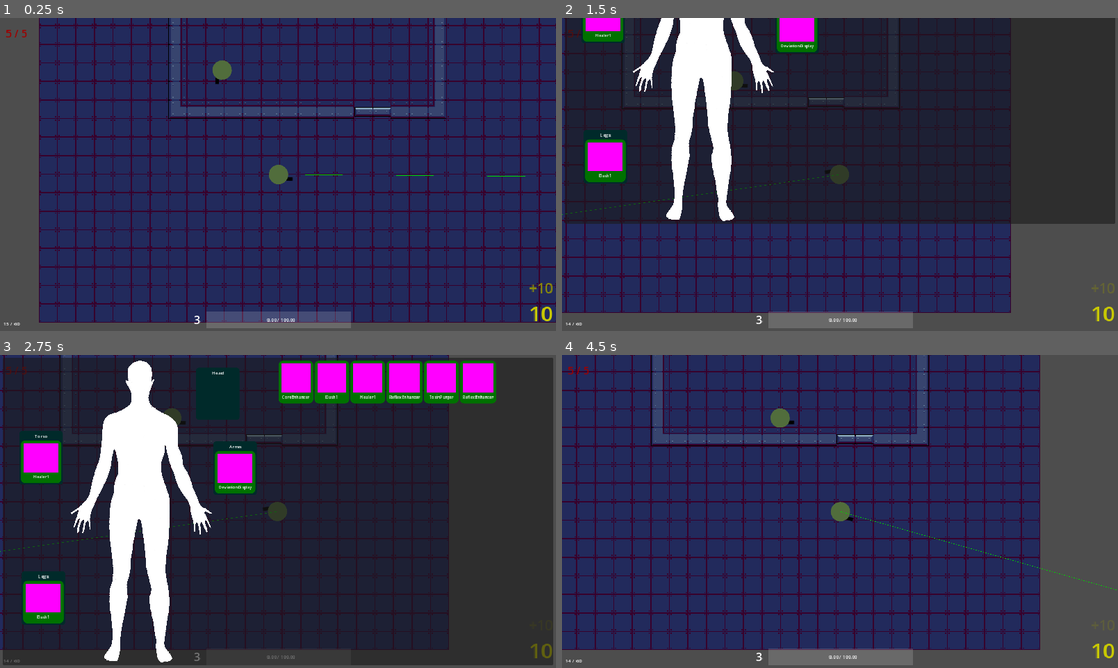
Above: before the commit, frames 1-4 (two rows, left to right).
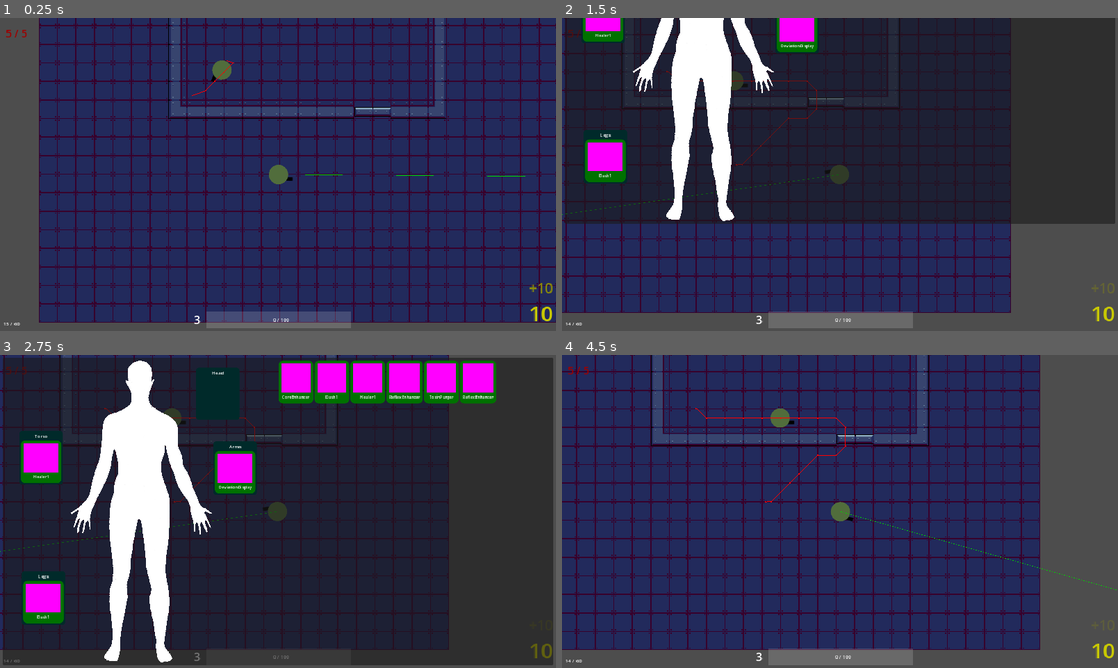
Above: after the commit, the same moments.

Repository: GrandOichii/neon-skies-godot
Game: Godot game, scene res://scenes/root.tscn
Two runs of this game, one before a commit and one after it. Both use one fixed random seed, a clock stepped at 60 frames per second and the inputs below.
Inputs (mouse positions are in pixels of both pictures, inside the frame that each line leads up to):
- Up to frame 1 (0.25 s): no input
- Up to frame 2 (1.5 s): move the mouse to (962, 158) at 0.52 s; press the mouse at (962, 158) at 0.53 s; hold D (right) 0.53-1.28 s; move the mouse to (728, 190) at 1.27 s; release the mouse at (728, 190) at 1.28 s; hold S (down) from 1.28 s (still down); tap I (dev-im-toggle) at 1.35 s
- Up to frame 3 (2.75 s): click (166, 527) at 1.55 s; release S (down) at 2 s; click (216, 398) at 2.02 s
- Up to frame 4 (4.5 s): tap Enter at 2.75, 4.25 s; move the mouse to (895, 442) at 2.77 s; press the mouse at (895, 442) at 2.78 s; hold D (right) 2.78-3.53 s; tap Space (reload) at 3.5 s; move the mouse to (812, 574) at 3.52 s; release the mouse at (812, 574) at 3.53 s; hold W (up) 3.53-4.28 s; click (812, 574) at 3.6 s; move the mouse to (1006, 558) at 4.27 s; hold A (left) from 4.28 s (still down); hold I (dev-im-toggle) from 4.28 s (still down)

The runs differ from the first frame. In frame 1, less than 0.1% of the frame differs, in the area x 34-53%, y 13-98%; in frame 2, 0.1%; in frame 3, less than 0.1%; in frame 4, 0.1%, in the area x 24-53%, y 16-98%.

Commit message:
Added smoother rotation to enemy controller, fixed enemy collision

Diff:
--- a/bullets/Bullet.gd
+++ b/bullets/Bullet.gd
@@ -30,11 +30,10 @@
 # signal connections
 #
 
-func _on_body_entered(body):
+func _on_body_entered(body: Node2D):
 	var health = body.get_node_or_null('Health') as ClampedValue
 	if health != null:
 		health.value -= damage
-
 	var is_solid = body.is_in_group('solid')
 	if is_solid:
 		queue_free()
--- /dev/null
+++ b/common/SoundController.tscn
@@ -0,0 +1,23 @@
+[gd_scene load_steps=3 format=3 uid="uid://fh882hrp4j4g"]
+
+[ext_resource type="Script" path="res://player/SoundController.gd" id="1_402iu"]
+
+[sub_resource type="CircleShape2D" id="CircleShape2D_3rtba"]
+resource_local_to_scene = true
+radius = 608.842
+
+[node name="SoundController" type="Area2D"]
+collision_layer = 2
+collision_mask = 0
+script = ExtResource("1_402iu")
+
+[node name="DisableTimer" type="Timer" parent="."]
+unique_name_in_owner = true
+wait_time = 0.05
+one_shot = true
+
+[node name="Collision" type="CollisionShape2D" parent="."]
+unique_name_in_owner = true
+shape = SubResource("CircleShape2D_3rtba")
+
+[connection signal="timeout" from="DisableTimer" to="." method="_on_disable_timer_timeout"]
--- a/enemies/Enemy.gd
+++ b/enemies/Enemy.gd
@@ -54,6 +54,21 @@
 		move_target = value
 		nav_agent_node.target_position = move_target
 
+var rot_with_move: bool = true
+
+var rot_speed: float = 10
+
+var _old_angle: float
+var _rot_target: float
+var _rot_elapsed: float
+var rot_target: Vector2 :
+	get:
+		return rot_target
+	set(value):
+		rot_target = value
+		_old_angle = sprite.global_rotation
+		_rot_target = (rot_target - sprite.global_position).angle()
+		_rot_elapsed = 0
 #
 # methods
 #
@@ -85,17 +100,23 @@
 		return
 	_behaviors[current_state].eb_physics_process(delta)
 
-func move_towards_target(_delta: float):
+func rotate_towards_target(delta: float):
+	if _rot_elapsed > 0:
+		return
+	_rot_elapsed += delta * rot_speed
+	var lr = lerp_angle(_old_angle, _rot_target, _rot_elapsed)
+	sprite.global_rotation = lr
+
+func move_towards_target(delta: float):
 
 	var loc = nav_agent_node.get_next_path_position()
+	if rot_with_move:
+		rot_target = loc
 	var dir = to_local(loc).normalized()
 
 	var vel = dir * speed
 
-	var target = (loc - sprite.global_position).angle()
-	var lr = lerp_angle(sprite.global_rotation, target, .1)
-
-	sprite.global_rotation = lr
+	rotate_towards_target(delta)
 
 	nav_agent_node.set_velocity(vel)
 
@@ -104,6 +125,9 @@
 
 func reached_target() -> bool:
 	return not nav_agent_node.is_target_reachable() or nav_agent_node.is_target_reached() or nav_agent_node.distance_to_target() < consider_reached
+
+func reached_rotation() -> bool:
+	return abs((rot_target - sprite.global_position).angle() - sprite.global_rotation) < 0.01
 
 #
 # signal connections
--- a/enemies/Enemy.tscn
+++ b/enemies/Enemy.tscn
@@ -6,7 +6,7 @@
 [ext_resource type="Script" path="res://common/ClampedValue.gd" id="3_ysukb"]
 
 [sub_resource type="CircleShape2D" id="CircleShape2D_uqfw4"]
-radius = 38.6394
+radius = 37.0135
 
 [node name="Enemy" type="CharacterBody2D" groups=["solid"]]
 collision_layer = 5
@@ -32,6 +32,7 @@
 path_postprocessing = 1
 avoidance_enabled = true
 max_speed = 1000.0
+debug_enabled = true
 
 [node name="Behaviors" type="Node" parent="."]
 unique_name_in_owner = true
--- a/enemies/behaviors/variations/Chase.gd
+++ b/enemies/behaviors/variations/Chase.gd
@@ -38,10 +38,12 @@
 
 	_target = controller.data[what]
 	controller.move_target = _target.global_position
+	controller.rot_with_move = false
 	_active = true
 
 func eb_stop():
 	super.eb_stop()
+	controller.rot_with_move = true
 	_active = false
 
 func eb_process(delta: float):
@@ -49,6 +51,9 @@
 
 func eb_physics_process(delta: float):
 	super.eb_physics_process(delta)
+
+	controller.rot_target = _target.global_position
+	controller.rotate_towards_target(delta)
 
 	var distance = controller.global_position.distance_to(_target.global_position)
 	if distance < attack_range:
--- a/enemies/behaviors/variations/Guard.gd
+++ b/enemies/behaviors/variations/Guard.gd
@@ -5,6 +5,10 @@
 #
 # exports
 #
+
+@export var from_angle: float = 0
+@export var to_angle: float = 180
+@export var rot_speed: float = 1
 
 @export var sprite: Sprite2D
 @export var on_spotted: String
@@ -17,8 +21,11 @@
 func eb_physics_process(delta: float):
 	super.eb_physics_process(delta)
 
+
+
 func eb_start():
 	super.eb_start()
+
 
 #
 # signal connections
--- a/enemies/variations/Basic.tscn
+++ b/enemies/variations/Basic.tscn
@@ -77,3 +77,5 @@
 [connection signal="heard_sound" from="SoundListener" to="Behaviors/InvestigateSound" method="_on_sound_listener_heard_sound"]
 [connection signal="lost" from="Sprite/VisionCone" to="Behaviors/Chase" method="_on_vision_cone_lost"]
 [connection signal="spotted" from="Sprite/VisionCone" to="Behaviors/Chase" method="_on_vision_cone_spotted"]
+
+[editable path="Sprite/AttackController"]
--- /dev/null
+++ b/enemies/variations/Turret.tscn
@@ -0,0 +1,19 @@
+[gd_scene load_steps=4 format=3 uid="uid://de30c10cvlnk0"]
+
+[ext_resource type="PackedScene" uid="uid://cfcer7aeaep8x" path="res://enemies/Enemy.tscn" id="1_sx6pq"]
+[ext_resource type="Texture2D" uid="uid://8h2c4vsesupr" path="res://art/turret1.png" id="2_ybnid"]
+[ext_resource type="PackedScene" uid="uid://d26d7aod68kxw" path="res://enemies/behaviors/variations/Guard.tscn" id="3_sr0y6"]
+
+[node name="Turret" instance=ExtResource("1_sx6pq")]
+initial_state = "guard"
+
+[node name="Sprite" parent="." index="0"]
+position = Vector2(11, 0)
+texture = ExtResource("2_ybnid")
+
+[node name="Collision" parent="." index="1"]
+position = Vector2(-2, 0)
+
+[node name="Guard" parent="Behaviors" index="0" node_paths=PackedStringArray("sprite") instance=ExtResource("3_sr0y6")]
+sprite = NodePath("../../Sprite")
+state = "guard"
--- a/player/Player.tscn
+++ b/player/Player.tscn
@@ -15,7 +15,7 @@
 [ext_resource type="Script" path="res://player/HeatController.gd" id="12_eahqw"]
 [ext_resource type="Resource" uid="uid://q217aef3wn82" path="res://implants/Dash1.tres" id="13_511pg"]
 [ext_resource type="Resource" uid="uid://cus0fgbon5bt2" path="res://implants/DeviationDisplay.tres" id="13_mmp3p"]
-[ext_resource type="Script" path="res://player/SoundController.gd" id="14_x1ewl"]
+[ext_resource type="PackedScene" uid="uid://fh882hrp4j4g" path="res://common/SoundController.tscn" id="16_q5j1s"]
 [ext_resource type="Script" path="res://common/ClampedValue.gd" id="16_ump4h"]
 
 [sub_resource type="CircleShape2D" id="CircleShape2D_mom44"]
@@ -40,8 +40,6 @@
 script = ExtResource("8_hdkrs")
 slot = 2
 implant = ExtResource("13_mmp3p")
-
-[sub_resource type="CircleShape2D" id="CircleShape2D_3rtba"]
 
 [node name="Player" type="CharacterBody2D" groups=["player"]]
 collision_layer = 5
@@ -141,19 +139,7 @@
 thresh = 100.0
 max_heat = 200.0
 
-[node name="SoundController" type="Area2D" parent="."]
-collision_layer = 2
-collision_mask = 0
-script = ExtResource("14_x1ewl")
-
-[node name="DisableTimer" type="Timer" parent="SoundController"]
-unique_name_in_owner = true
-wait_time = 0.05
-one_shot = true
-
-[node name="GunFired" type="CollisionShape2D" parent="SoundController"]
-unique_name_in_owner = true
-shape = SubResource("CircleShape2D_3rtba")
+[node name="SoundController" parent="." instance=ExtResource("16_q5j1s")]
 
 [node name="ImplantCharges" type="Node" parent="."]
 unique_name_in_owner = true
@@ -161,12 +147,10 @@
 initial_value = 3
 initial_max = 5
 
-[connection signal="gun_equipped" from="Sprite/AttackController" to="SoundController" method="_on_attack_controller_gun_equipped"]
 [connection signal="gun_fired" from="Sprite/AttackController" to="Camera/Shake" method="_on_attack_controller_gun_fired"]
-[connection signal="gun_fired" from="Sprite/AttackController" to="SoundController" method="_on_attack_controller_gun_fired"]
+[connection signal="gun_fired" from="Sprite/AttackController" to="SoundController" method="fire"]
 [connection signal="ejected" from="ReloadMeter" to="Sprite/AttackController" method="_on_reload_meter_ejected"]
 [connection signal="reloaded" from="ReloadMeter" to="Sprite/AttackController" method="_on_reload_meter_reloaded"]
 [connection signal="changed" from="Health" to="." method="_on_health_changed"]
 [connection signal="changed" from="Health" to="Camera/Shake" method="_on_health_changed"]
 [connection signal="ability_added" from="Implants" to="Heat" method="_on_implants_ability_added"]
-[connection signal="timeout" from="SoundController/DisableTimer" to="SoundController" method="_on_disable_timer_timeout"]
--- a/player/SoundController.gd
+++ b/player/SoundController.gd
@@ -6,7 +6,7 @@
 # nodes
 #
 
-@onready var gun_fired_collision: CollisionShape2D = %GunFired
+@onready var collision_node: CollisionShape2D = %Collision
 @onready var disable_timer_node: Timer = %DisableTimer
 #
 # methods
@@ -16,15 +16,19 @@
 	_disable_collisions()
 
 func _disable_collisions():
-	gun_fired_collision.disabled = true
+	collision_node.disabled = true
 
 
 #
 # signal connections
 #
 
+func fire():
+	collision_node.disabled = false
+	disable_timer_node.start()
+
 func _on_attack_controller_gun_fired():
-	gun_fired_collision.disabled = false
+	collision_node.disabled = false
 	disable_timer_node.start()
 
 func _on_attack_controller_gun_equipped(gun: Gun):
--- a/scenery/SlideDoor.gd
+++ b/scenery/SlideDoor.gd
@@ -5,6 +5,13 @@
 #
 
 enum SlideDirection { Left, Right }
+
+#
+# signals
+#
+
+signal opened
+signal closed
 
 #
 # exports
@@ -42,12 +49,16 @@
 	create_tween().tween_property(self, 'position', Vector2(_start_x + k * _rect.size.x, position.y), .2).finished.connect(_start_close)
 
 func _start_close():
+	opened.emit()
+
 	if close_timeout <= 0:
 		return
 	close_timer_node.start(close_timeout)
 
 func close():
 	_open = false
+	closed.emit()
+	# TODO? move to finished
 	create_tween().tween_property(self, 'position', Vector2(_start_x, position.y), .2)
 
 #
--- a/scenes/root.tscn
+++ b/scenes/root.tscn
@@ -607,5 +607,6 @@
 [connection signal="changed" from="Player/ImplantCharges" to="UI/MarginContainer/Control/HBoxContainer/ICDisplay" method="_on_implant_charges_changed"]
 
 [editable path="Scene/Enemies/Basic"]
+[editable path="Scene/Doors/SlideDoor"]
 [editable path="Scene/Interaction/InteractArea"]
 [editable path="Player"]
--- a/ui/HeatDisplay.gd
+++ b/ui/HeatDisplay.gd
@@ -22,7 +22,7 @@
 
 func _on_heat_heat_changed(value: float):
 	_heat = value
-	current_heat_label_node.text = '%.2f' % value
+	current_heat_label_node.text = str(floor(value))
 
 	# update progress
 	progress_node.position.x = value * main_node.size.x / _thresh - progress_node.size.x
@@ -30,4 +30,4 @@
 
 func _on_heat_thresh_changed(value: float):
 	_thresh = value
-	thresh_heat_label_node.text = '%.2f' % value
+	thresh_heat_label_node.text = str(floor(value))
Not shown: 1 places in player/Player.tscn that only renumber resources
Not shown, changed: todo.txt
